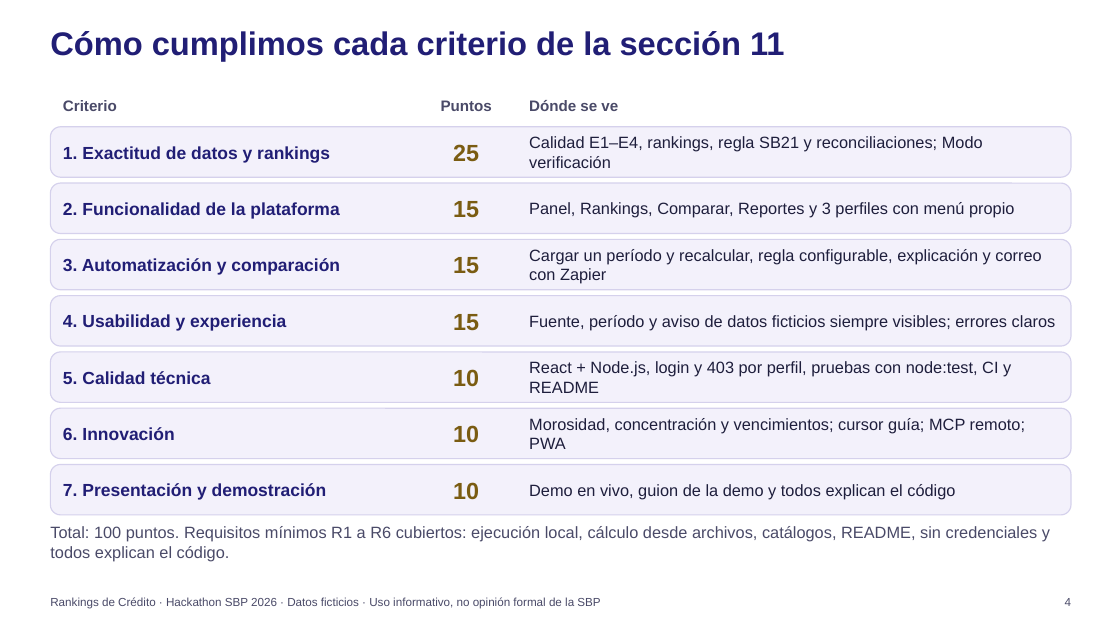
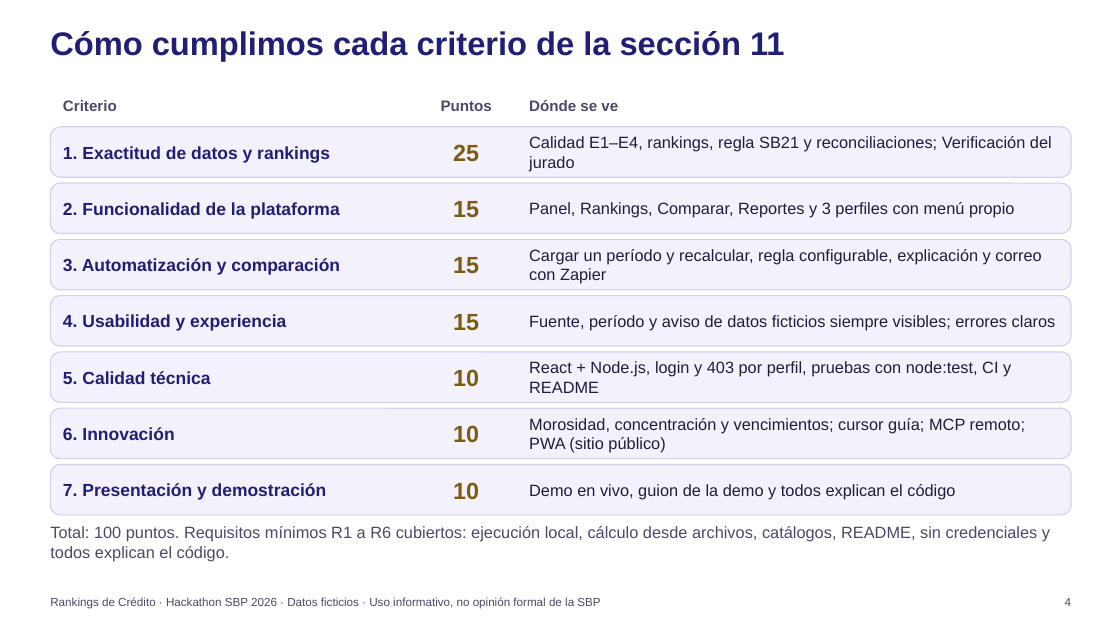
Before and after one commit to JuanKsPty/hackathon-sbp, a slide deck: slide 4 of presentacion/deck.pptx. Drawn at 1120x630 pixels with LibreOffice and Linux fonts; fonts in the diff are those of the drawing; background and template pictures are left out. Boxes give left, top, right and bottom in pixels: in the first picture for what was removed or moved away, otherwise in the second. Text is boxed around its words. In the diff, an @@ line names an element or a change of style, - is before the commit and + after.

```diff
--- a/presentacion/deck.pptx
+++ b/presentacion/deck.pptx
@@ text at (529, 136, 1052, 172): text changed @@
-Calidad E1–E4, rankings, regla SB21 y reconciliaciones; Modo verificación
+Calidad E1–E4, rankings, regla SB21 y reconciliaciones; Verificación del jurado
@@ text at (529, 418, 1025, 453): text changed @@
-Morosidad, concentración y vencimientos; cursor guía; MCP remoto; PWA
+Morosidad, concentración y vencimientos; cursor guía; MCP remoto; PWA (sitio público)
```
Also in this commit, not shown: 6 other slides changed, 1 other file.
